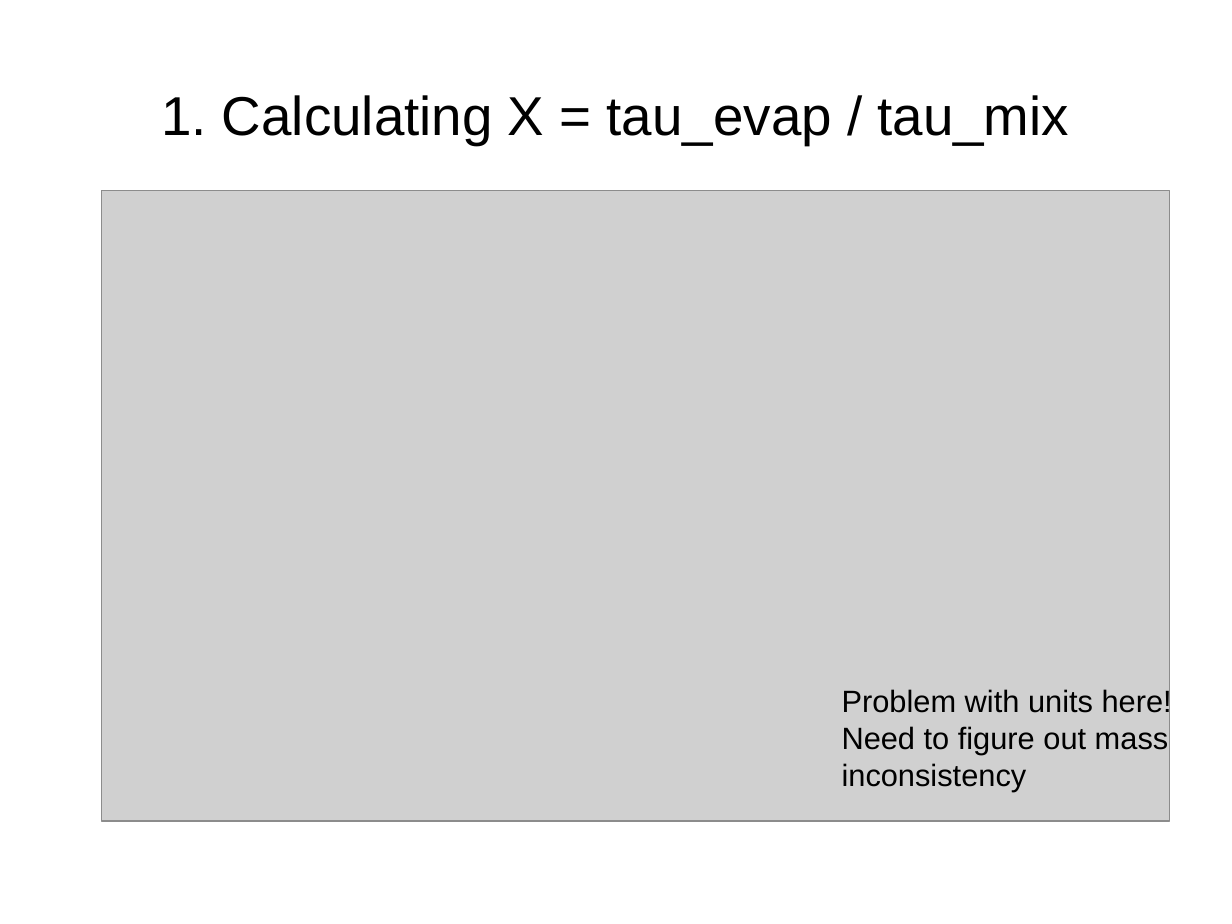
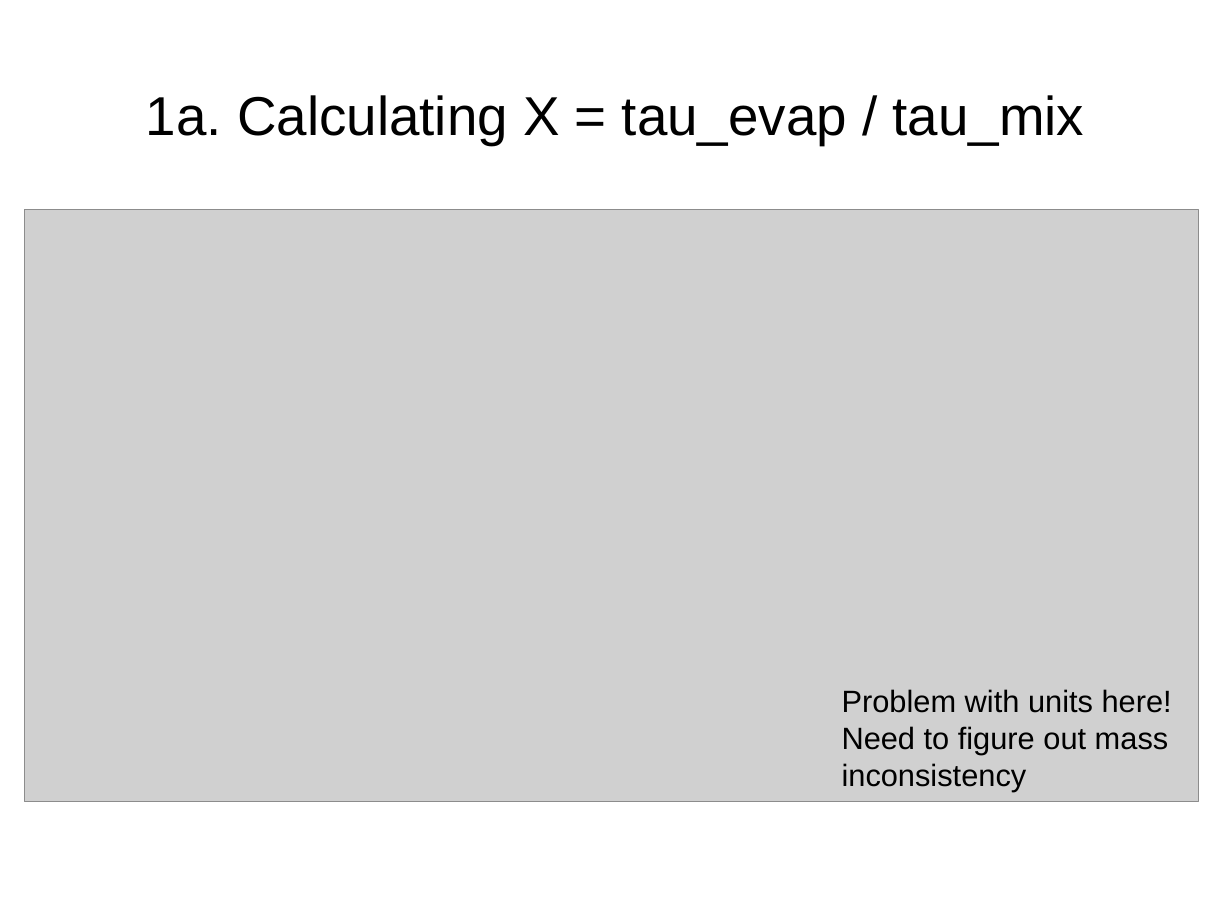
Before and after one commit to bnmurphy/OA_MIXING_SU, a slide deck: slide 2 of Docs/Analyzing_TimeScales.pptx. Drawn at 1232x924 pixels with LibreOffice and Linux fonts; fonts in the diff are those of the drawing; grey boxes stand for pictures. Boxes give left, top, right and bottom in pixels: in the first picture for what was removed or moved away, otherwise in the second. Text is boxed around its words. In the diff, an @@ line names an element or a change of style, - is before the commit and + after.

```diff
--- a/Docs/Analyzing_TimeScales.pptx
+++ b/Docs/Analyzing_TimeScales.pptx
@@ title at (x1=146, y1=95, x2=1085, y2=145): text changed @@
-1. Calculating X = tau_evap / tau_mix
+1a. Calculating X = tau_evap / tau_mix
@@ picture resized from (x1=102, y1=191, x2=1170, y2=822) to (x1=25, y1=209, x2=1199, y2=801) @@
```
Also in this commit, not shown: 1 slide added.
